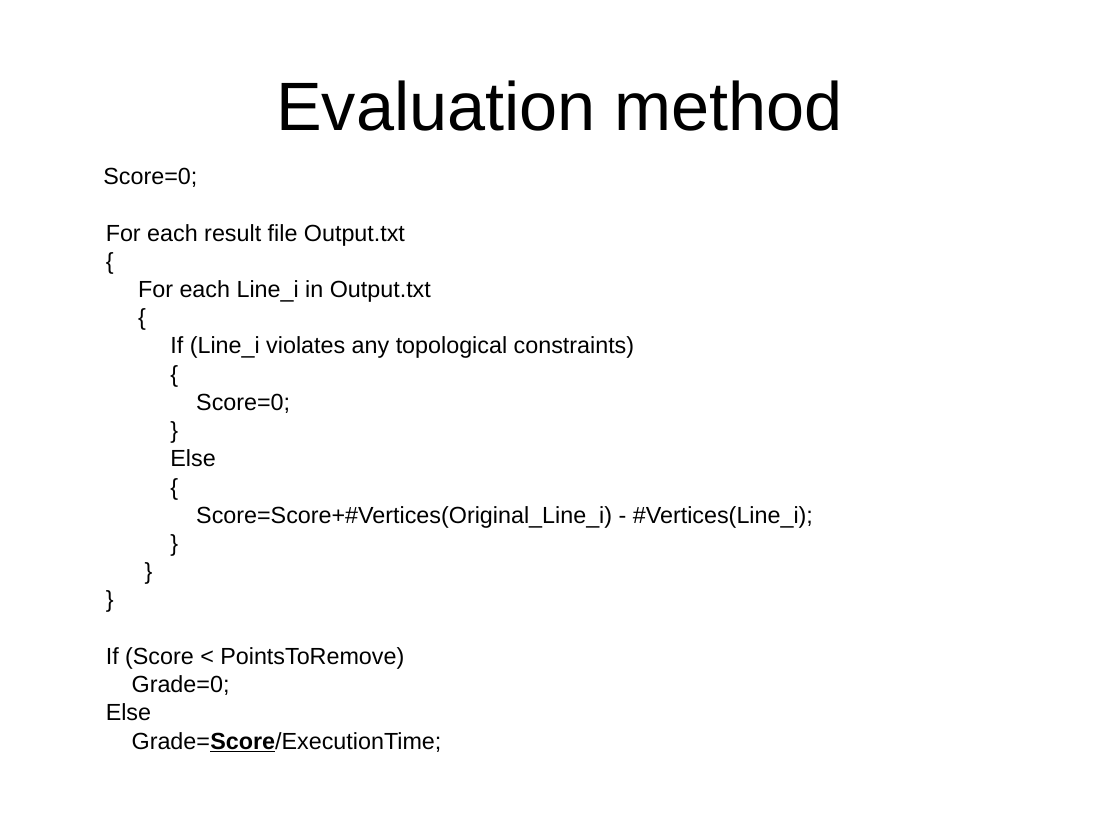
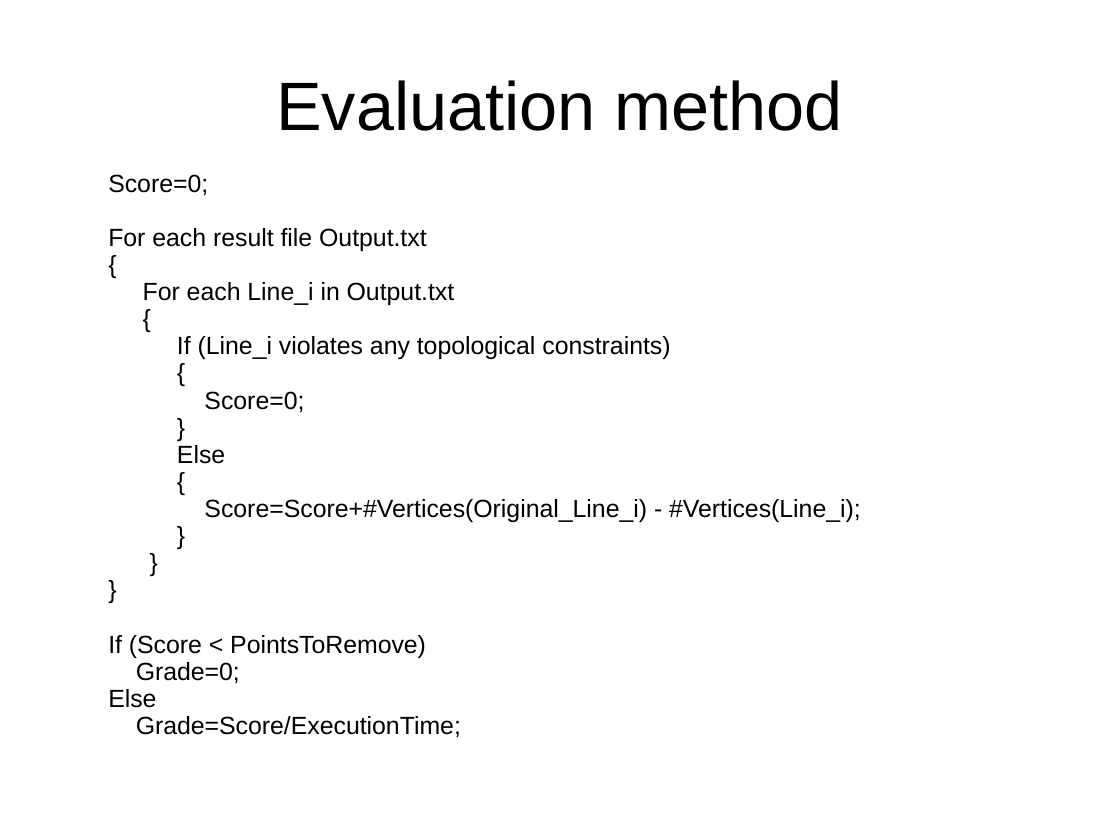
Before and after one commit to xdoobx/2014demo, a slide deck: slide 2 of docs/currentwork_05_06_2014.ppt. Drawn at 1120x840 pixels with LibreOffice and Linux fonts; fonts in the diff are those of the drawing. Boxes give left, top, right and bottom in pixels: in the first picture for what was removed or moved away, otherwise in the second. Text is boxed around its words. In the diff, an @@ line names an element or a change of style, - is before the commit and + after.

```diff
--- a/docs/currentwork_05_06_2014.ppt
+++ b/docs/currentwork_05_06_2014.ppt
@@ text "Score=0;": place and size @@
-text "Score=0;" at (103, 167, 813, 752)
+text "Score=0;" at (108, 174, 861, 737)
@@ text "Score=0;" at (108, 174, 861, 737): size 15 to 16 pt; bold off, underline off in "Grade=Score/ExecutionTime;"; line spacing 0.8 to 0.7 @@
```
Also in this commit, not shown: 2 other slides changed, 5 slides removed, 1 other file.
